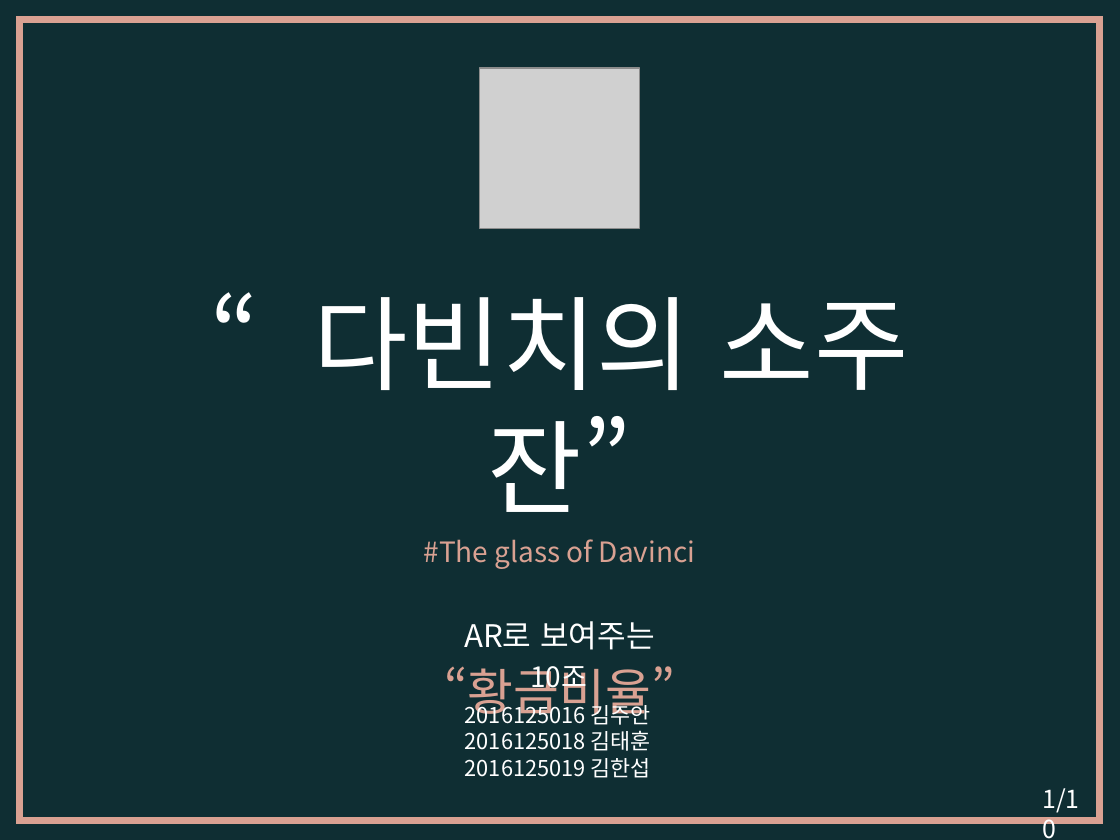
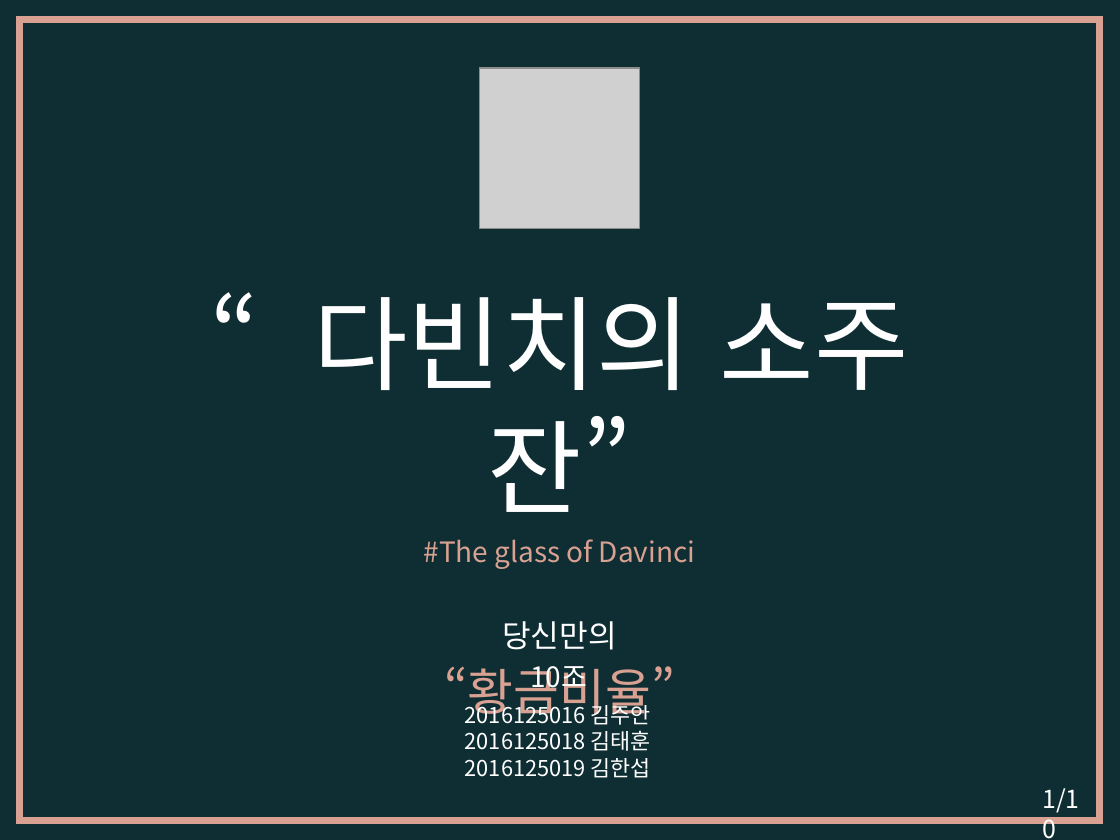
Before and after one commit to thkim0402/Mobile-Software-2019-Glass-of-Da-vinci, a slide deck: slide 1 of 다빈치의 소주잔 기획안/다빈치의 소주잔 기획안 v1.0.2.pptx. Drawn at 1120x840 pixels with LibreOffice and Linux fonts; fonts in the diff are those of the drawing; grey boxes stand for pictures. Boxes give left, top, right and bottom in pixels: in the first picture for what was removed or moved away, otherwise in the second. Text is boxed around its words. In the diff, an @@ line names an element or a change of style, - is before the commit and + after.

```diff
--- a/다빈치의 소주잔 기획안/다빈치의 소주잔 기획안 v1.0.2.pptx
+++ b/다빈치의 소주잔 기획안/다빈치의 소주잔 기획안 v1.0.2.pptx
@@ text at box(502, 621, 617, 650): text changed @@
-AR로 보여주는
+당신만의
```
Also in this commit, not shown: 34 other files.
